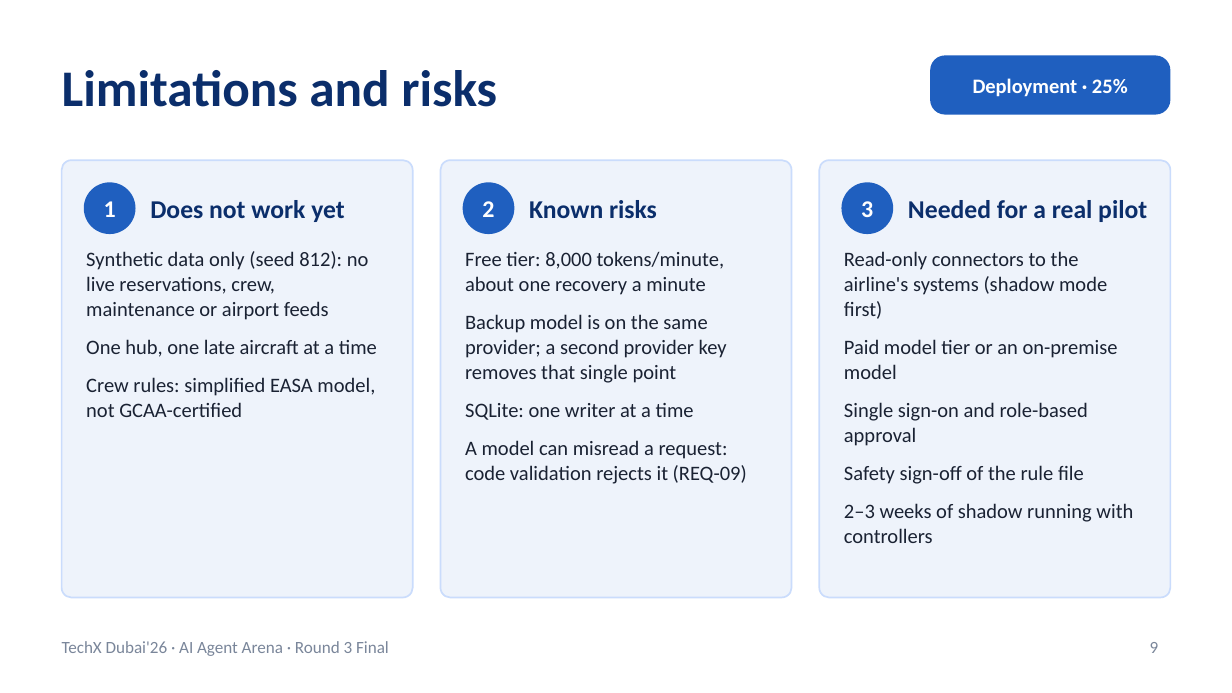
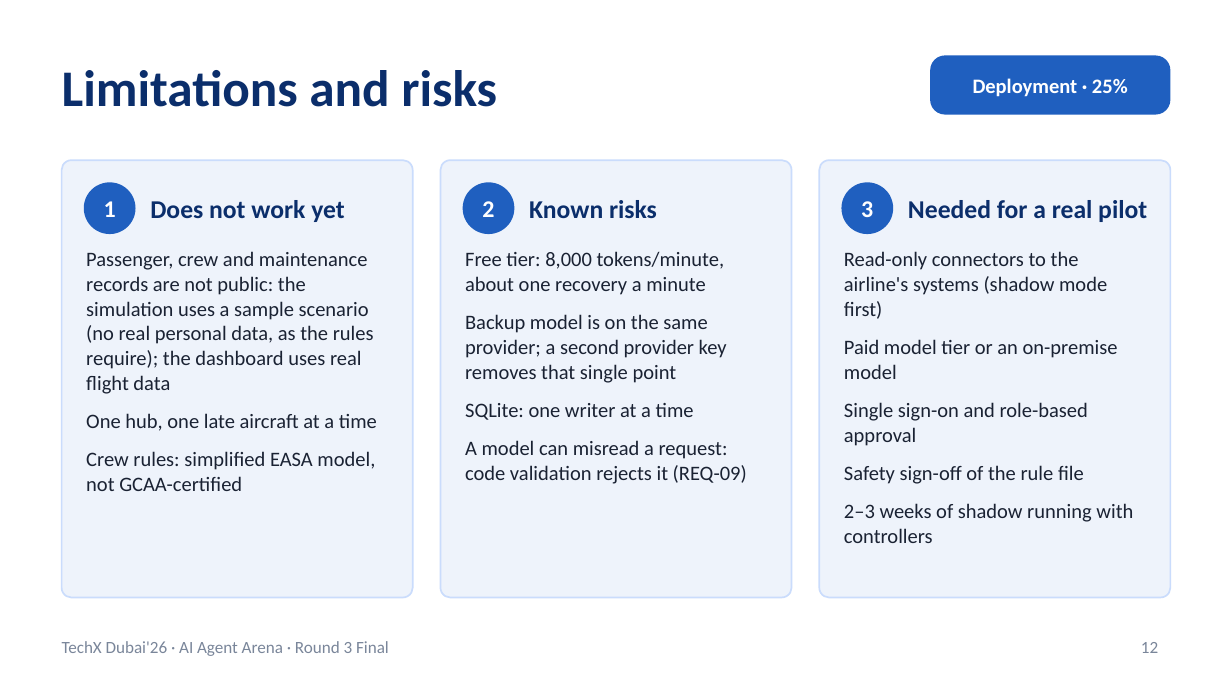
Before and after one commit to RithikhC/EagleX, a slide deck: slide 12 of docs/EagleX_Round3_Final.pptx (slide 9 before the commit). Drawn at 1232x693 pixels with LibreOffice and Linux fonts; fonts in the diff are those of the drawing. Boxes give left, top, right and bottom in pixels: in the first picture for what was removed or moved away, otherwise in the second. Text is boxed around its words. In the diff, an @@ line names an element or a change of style, - is before the commit and + after.

```diff
--- a/docs/EagleX_Round3_Final.pptx
+++ b/docs/EagleX_Round3_Final.pptx
@@ text at [86, 251, 374, 394]: text changed @@
-Synthetic data only (seed 812): no live reservations, crew, maintenance or airport feeds
+Passenger, crew and maintenance records are not public: the simulation uses a sample scenario (no real personal data, as the rules require); the dashboard uses real flight data
@@ page number at [1141, 642, 1158, 653]: text changed @@
-9
+12
```
Also in this commit, not shown: 2 other slides changed, 3 slides added, 23 other files.
